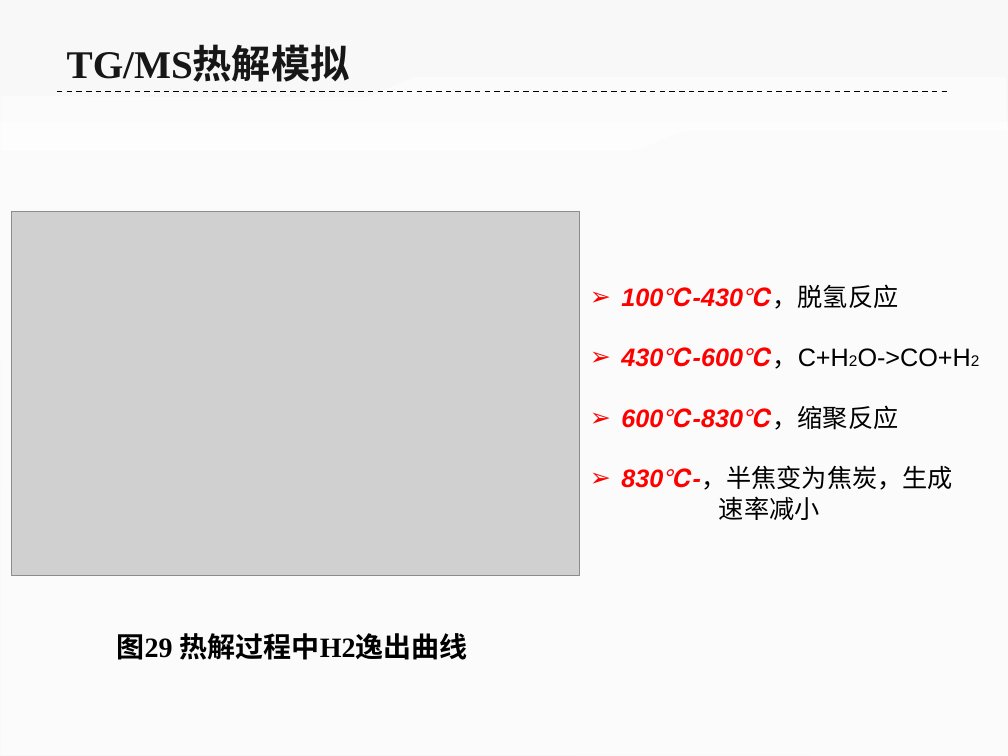
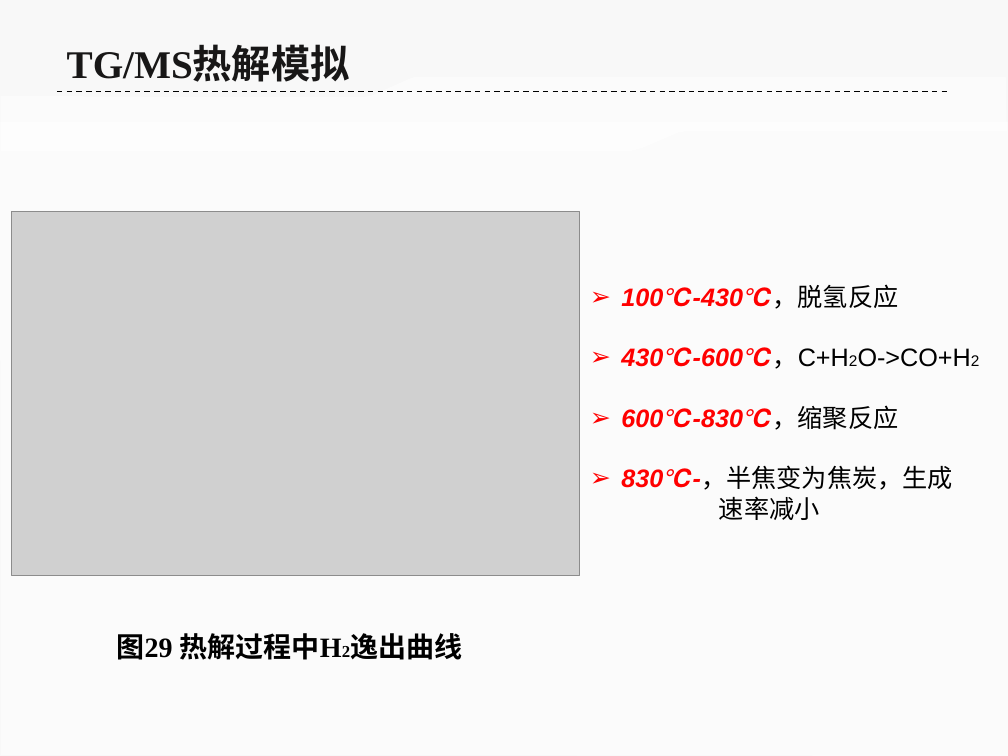
Before and after one commit to ilvcr/GraduationProject, a slide deck: slide 41 of ppt/yoghourtppt.pptx. Drawn at 1008x756 pixels with LibreOffice and Linux fonts; fonts in the diff are those of the drawing; grey boxes stand for pictures. Boxes give left, top, right and bottom in pixels: in the first picture for what was removed or moved away, otherwise in the second. Text is boxed around its words. In the diff, an @@ line names an element or a change of style, - is before the commit and + after.

```diff
--- a/ppt/yoghourtppt.pptx
+++ b/ppt/yoghourtppt.pptx
@@ text "图29 热解过程中H2逸出曲线" at bbox=[117, 633, 342, 660]: size 20 to 12 pt in "热解过程中H2逸出曲线" @@
```
Also in this commit, not shown: 14 other slides changed.
